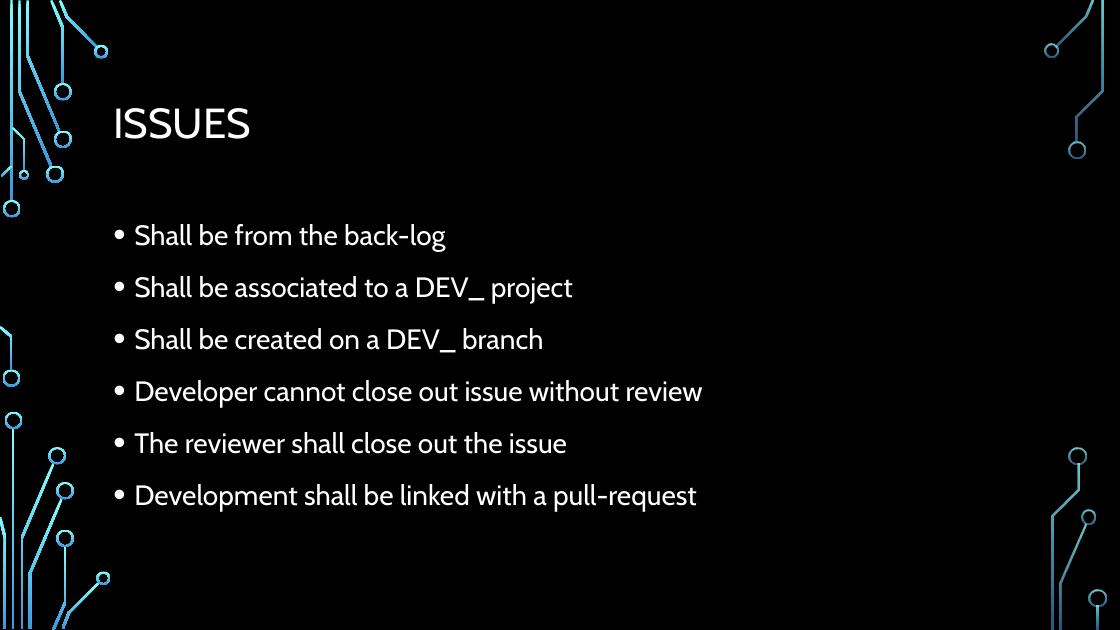
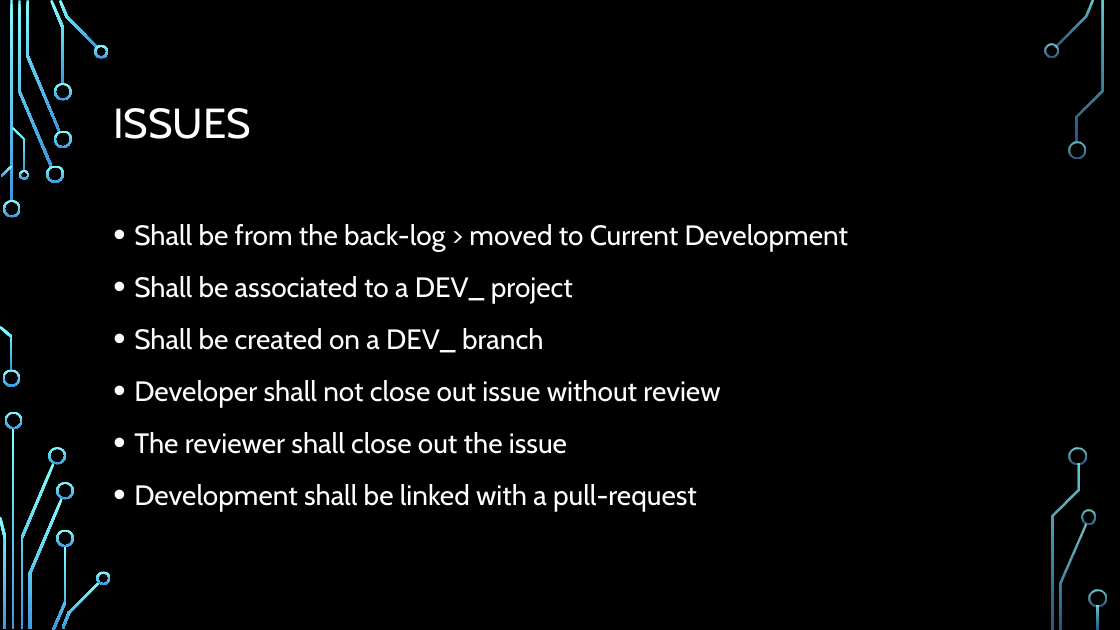
Before and after one commit to Ndig-BRO/DEV_training, a slide deck: slide 6 of BREAULT SWD TRAINING.pptx. Drawn at 1120x630 pixels with LibreOffice and Linux fonts; fonts in the diff are those of the drawing; background and template pictures are left out. Boxes give left, top, right and bottom in pixels: in the first picture for what was removed or moved away, otherwise in the second. Text is boxed around its words. In the diff, an @@ line names an element or a change of style, - is before the commit and + after.

```diff
--- a/BREAULT SWD TRAINING.pptx
+++ b/BREAULT SWD TRAINING.pptx
@@ text at (x1=134, y1=224, x2=848, y2=252): text changed @@
-• Shall be from the back-log
+• Shall be from the back-log > moved to Current Development
@@ text at (x1=134, y1=380, x2=720, y2=408): text changed @@
-• Developer cannot close out issue without review
+• Developer shall not close out issue without review
```
Also in this commit, not shown: 2 other slides changed, 2 slides added, 1 slide removed.
